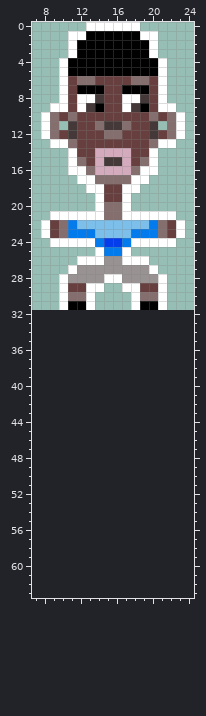
Pixel-art sprite, stored at ART/MARIAM.png. Above is the file before it was changed.
The file is 32x32 pixels. Shown: x 7..24, y 0..63. The old version is drawn lined up with the new one, on the new canvas.
And afterwards:
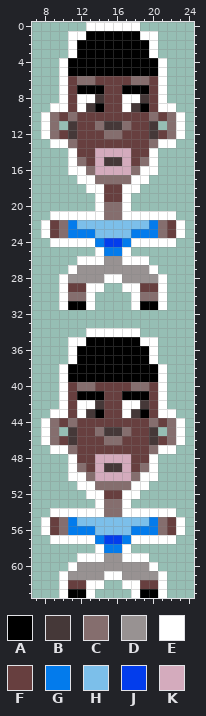
Palette (. is transparent): A #000000  B #453838  C #856e6e  D #989292  E #ffffff  F #673f3f  G #037bec  H #7cbfea  J #033dec  K #d4abbd
The exact change:
canvas 32x32 -> 32x64
Changed rows in their new state; - is an unchanged pixel.
first column x 8:
34 -----EEEEEE-----
35 ---EEAAAAAAEE---
36 ---EAAAAAAAAE---
37 ---EAAAAAAAAE---
38 --EAAAAAAAAAAE--
39 --EAAAAAAAAAAE--
40 --EFCCFFFFCCFE--
41 --EFAAAFFAAAFE--
42 --EFEEBFFEEBFE--
43 -EEFEBAFFEBAFEE-
44 ECFCFFFFFFFFCFCE
45 EC-BFFCBBCFFB-CE
46 ECFBFFFCCFFFBFCE
47 -EECFFFFFFFFCEE-
48 ---EFFKKKKFFE---
49 ---ECFKBBKFCE---
50 ---EECKKKKCEE---
51 ----EECCCCEE----
52 -----EEFFEE-----
53 ------ECCE------
54 -EEEEEECCEEEEEE-
55 EFCGHHHHHHHHGCFE
56 EFCGGGHHHHGGGCFE
57 -EEEEEGJJGEEEEE-
58 ------EGGE------
59 ----EEEDDEEE----
60 ---EDDDDDDDDE---
61 --EDDDDEEDDDDE--
62 --EFFEE--EEFFE--
63 --EAAE----EAAE--
Boxes around the changes in both pictures, in picture pixels (x1, y1, x2, y2):
added: (41, 328, 185, 598)
